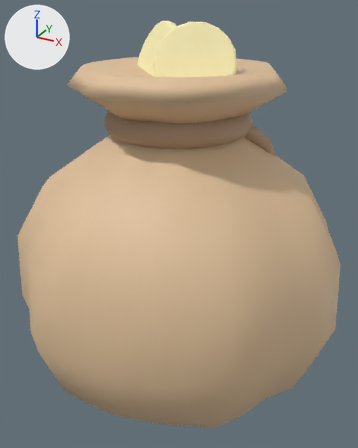
An edit to the glTF model assets/meshes/CoinBag.glb, drawn before and after from the same camera.
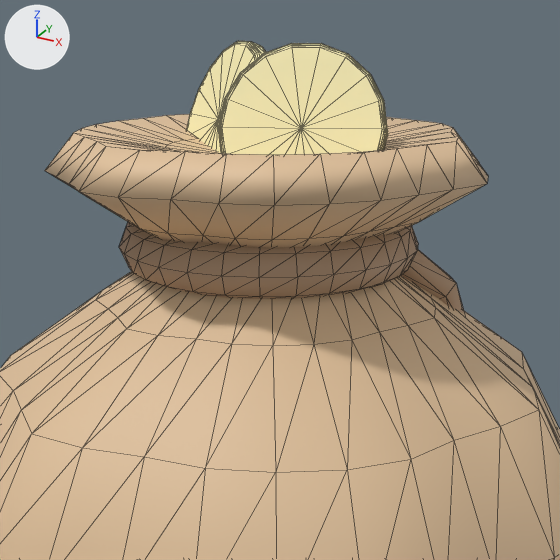
Old and new are each drawn whole from a camera (50 mm lens) standing at (1.98, -3.59, 3.28) and looking at (0.01, 0.01, 1.49) and again close up on the part from 12% to 90% of the width and 0% to 62% of the height. The lights are fixed; the arrows at upper left show +X, +Y and +Z. The first two pictures are the older version. The close-ups show mesh edges as thin lines.

Script lines for the objects in view, before the commit:
```python
mat_rope = principled_material('Rope')
mat_rope.base_color = (0.471, 0.314, 0.196)  # beige #b7987a
mat_rope.roughness = 0.6
me_emblem = bpy.data.meshes.new('Emblem')
me_emblem.from_pydata(...)  # 628 vertices, 1240 faces; spans x -0.5..0.5, y -0.26..1.56, z 0.65..3.18
me_emblem.materials.append(mat_emblem)  # beige #fff6bd
me_rope = bpy.data.meshes.new('Rope')
me_rope.from_pydata(...)  # 263 vertices, 520 faces; spans x -0.61..0.738, y -0.61..0.646, z 1.872..2.53
me_rope.materials.append(mat_rope)  # beige #b7987a
me_sack = bpy.data.meshes.new('Sack')
me_sack.from_pydata(...)  # 362 vertices, 720 faces; spans x -1.4..1.47, y -1.41..1.45, z 0.0..2.86
me_sack.materials.append(mat_sack)  # beige #e3c49d
ob_emblem = bpy.data.objects.new('Emblem', me_emblem)
ob_emblem.location = (0.0, 0.0, 0.0)
ob_rope = bpy.data.objects.new('Rope', me_rope)
ob_rope.location = (0.0, 0.0, 0.0)
ob_sack = bpy.data.objects.new('Sack', me_sack)
ob_sack.location = (0.0, 0.0, 0.0)
```
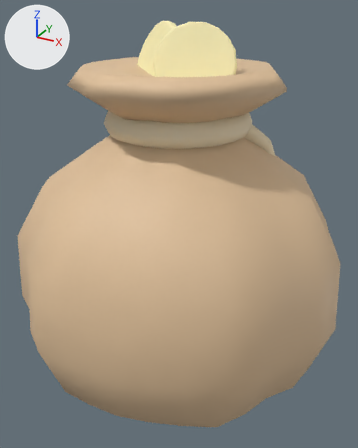
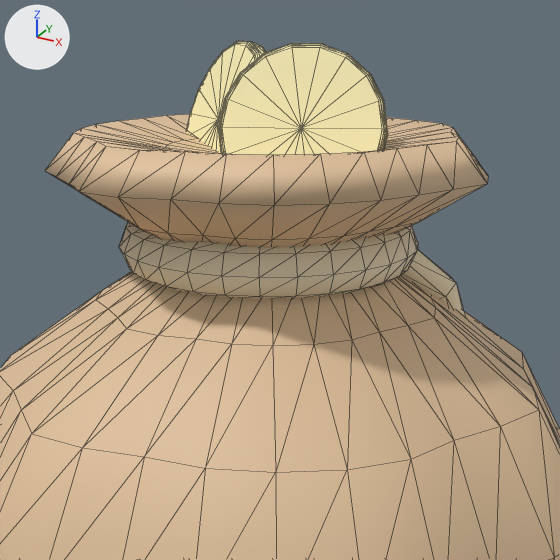
Changed parts and their boxes (x1, y1, x2, y2) in the close-ups (560 x 560 px):
'Rope', recoloured (lighter)
    both: (119, 222, 465, 314)

What changed in the scene script:
```text
Change mat_rope:
    mat_rope.base_color: (0.471, 0.314, 0.196) -> (0.871, 0.745, 0.518)  # beige #b7987a -> beige #f0e0bf
```
